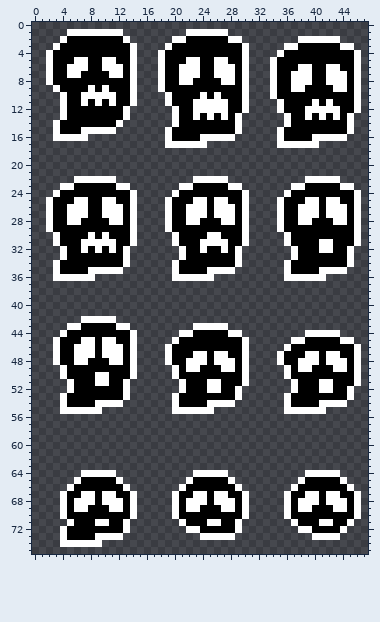
Sprite sheet: Assets/Sprites/Ghost.png. That is the earlier state.
The file is 48x76 pixels.
The same view after the edit:
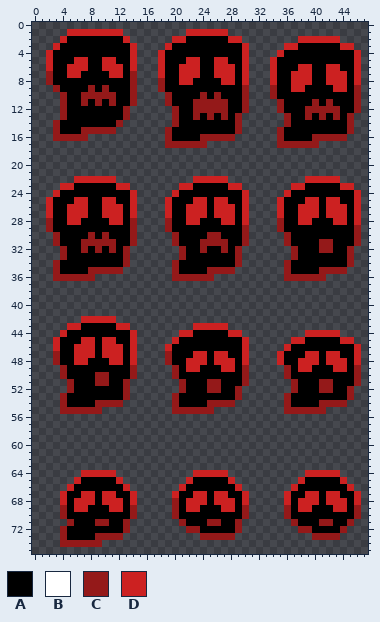
Palette (. is transparent): A #000000  B #ffffff  C #941919  D #cc2121
Change:
Changed rows in their new state; - is an unchanged pixel.
first column x 2:
 1 ---DDDDDDDD---------DDDDDD-------------------
 2 --D--------D------DD------DD--------DDDDDD---
 3 -D----------D----D----------D-----DD------DD-
 4 D-----------D---D-----------D----D----------D
 5 D---DD--DD--D---D---DD--DD--D---D-----------D
 6 D--DDD--DDD-D---D--DDD--DDD-D---D---DD--DD--D
 7 C--DD----DD-C---D--DDD--DDD-D---D--DDD--DDD-D
 8 C-----------C---C--DD----DD-D---D--DDD--DDD-D
 9 -C----C-C---C---C-----------C---C--DD----DD-C
10 --C--CCCCC--C----C----C-C---C---C-----------C
11 --C--C-C-C--C----C---CCCCC--C----C----C-C---C
12 --C--------C------C--CCCCC--C----C---CCCCC--C
13 --C--------C------C--C-C-C-C------C--C-C-C-C-
14 -C--------C-------C--------C------C--------C-
15 -C---CCCCC-------C---------C-----C---------C-
16 -CCCCC-----------C----CCCCC------C----CCCCC--
17 -----------------CCCCCC----------CCCCCC------
first column x 2:
22 ----DDDDDD-----------DDDDD-----------DDDDD---
23 --DD------DD-------DD-----DD-------DD-----DD-
24 -D----------D-----D---------D-----D---------D
25 D---DD--DD--D----D---DD-DD--D----D---DD-DD--D
26 D--DDD--DDD-D----D--DDD-DDD-D----D--DDD-DDD-D
27 D--DDD--DDD-D----D--DDD-DDD-D----D--DDD-DDD-D
28 C--DD----DD-C----C--DD---DD-D----C--DD---DD-D
29 C-----------C----C----------C----C----------C
30 -C----C-C---C-----C----CC---C-----C---------C
31 -C---CCCCC--C-----C---CCCC--C-----C----CC---C
32 --C--C-C-C-C-------C--C--C-C-------C---CC--C-
33 --C--------C-------C-------C-------C-------C-
34 -C---------C------C--------C------C--------C-
35 -C----CCCCC-------C----CCCC-------C----CCCC--
36 -CCCCCC-----------CCCCCC----------CCCCCC-----
first column x 3:
42 ----DDDDD-----------------------------------
43 --DD-----DD---------DDDDD-------------------
44 -D---------D------DD-----DD---------DDDDD---
45 D---DD-DD--D-----D---------D------DD-----DD-
46 D--DDD-DDD-D----D----------D-----D---------D
47 C--DDD-DDD-D----C---DD-DD--D----D---DD-DD--D
48 C--DD---DD-D----C--DDD-DDD-D----D--DDD-DDD-D
49 -C---------C-----C-DD---DD-C-----C-DD---DD-C
50 -C----CC---C-----C---------C-----C---------C
51 --C---CC--C-------C---CC---C------C---CC---C
52 --C-------C-------C---CC--C-------C---CC--C-
53 -C--------C------C--------C------C--------C-
54 -C----CCCC-------C----CCCC-------C----CCCC--
55 -CCCCCC----------CCCCCC----------CCCCCC-----
first column x 4:
64 ---DDDDD-----------DDDDD-----------DDDDD---
65 --D-----D---------D-----D---------D-----D--
66 -D-------D-------D-------D-------D-------D-
67 D--DD-DD--D-----D--DD-DD--D-----D--DD-DD--D
68 D-DDD-DDD-D-----C-DDD-DDD-D-----D-DDD-DDD-D
69 C-DD---DD-C-----C-DD---DD-C-----C-DD---DD-C
70 C---------C-----C---------C-----C---------C
71 -C---CC--C-------C---CC--C-------C---CC--C-
72 C--------C--------CC-----C--------CC----C--
73 C----CCCC-----------CCCCC-----------CCCC---
74 CCCCCC-------------------------------------
